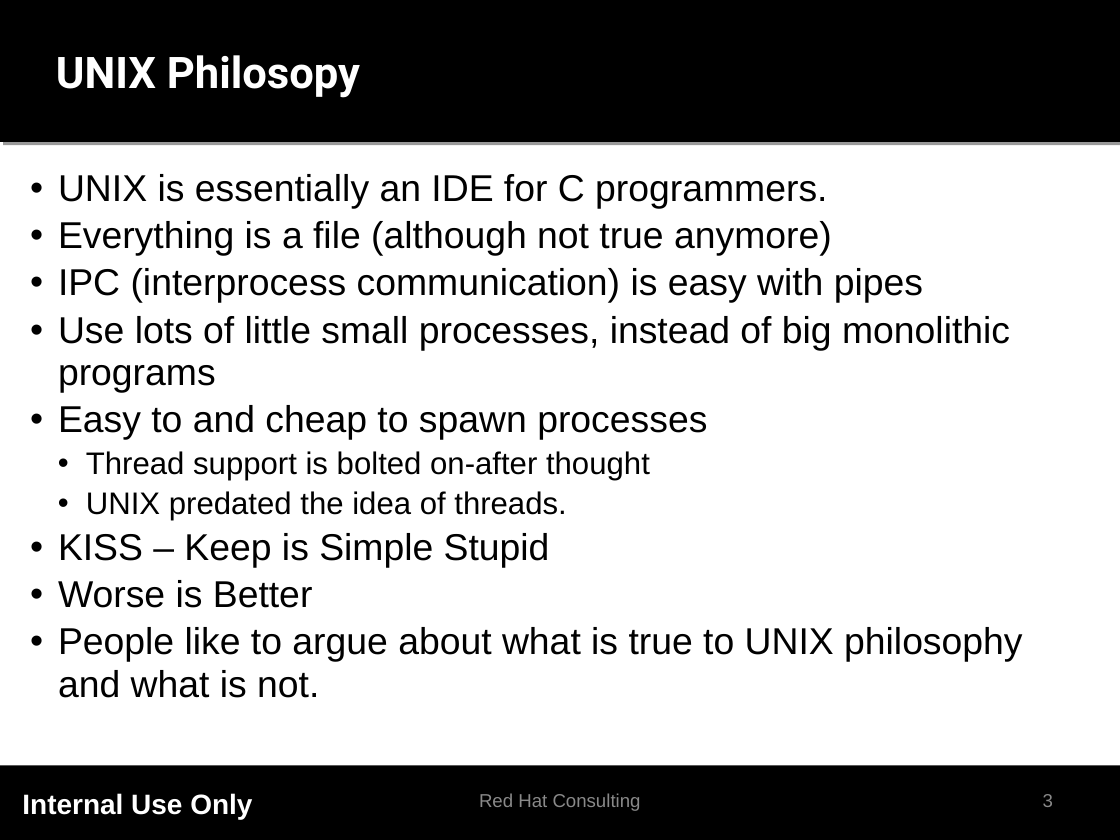
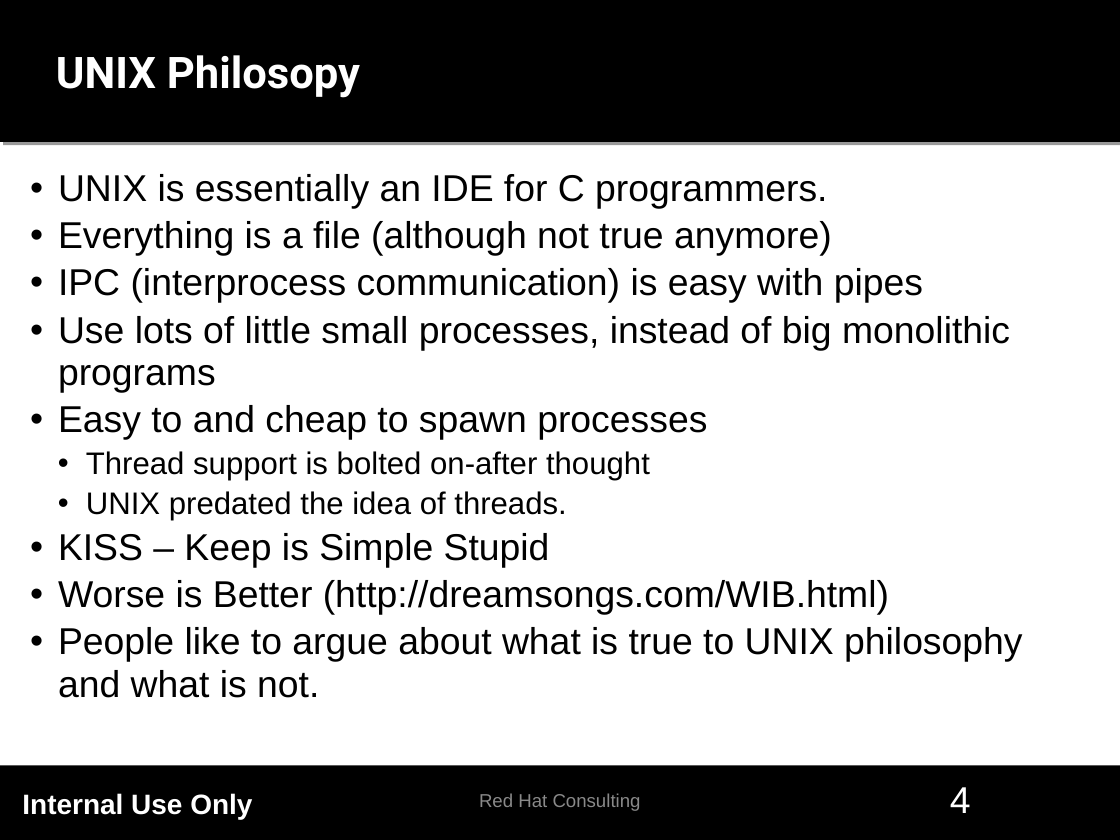
Before and after one commit to rstroop/nch-bootcamp, a slide deck: slide 4 of presentations/RHEL/RHEL_PRESENTATION.odp (slide 3 before the commit). Drawn at 1120x840 pixels with LibreOffice and Linux fonts; fonts in the diff are those of the drawing; background and template pictures are left out. Boxes give left, top, right and bottom in pixels: in the first picture for what was removed or moved away, otherwise in the second. Text is boxed around its words. In the diff, an @@ line names an element or a change of style, - is before the commit and + after.

```diff
--- a/presentations/RHEL/RHEL_PRESENTATION.odp
+++ b/presentations/RHEL/RHEL_PRESENTATION.odp
@@ text at [58,580,889,615]: text changed @@
-• Worse is Better
+• Worse is Better (http://dreamsongs.com/WIB.html)
@@ page number at [950,787,971,813]: text changed; size 12 to 24 pt; text colour #898989 to #FFFFFF @@
-3
+4
```
Also in this commit, not shown: 7 other slides changed, 2 slides added, 1 other file.
